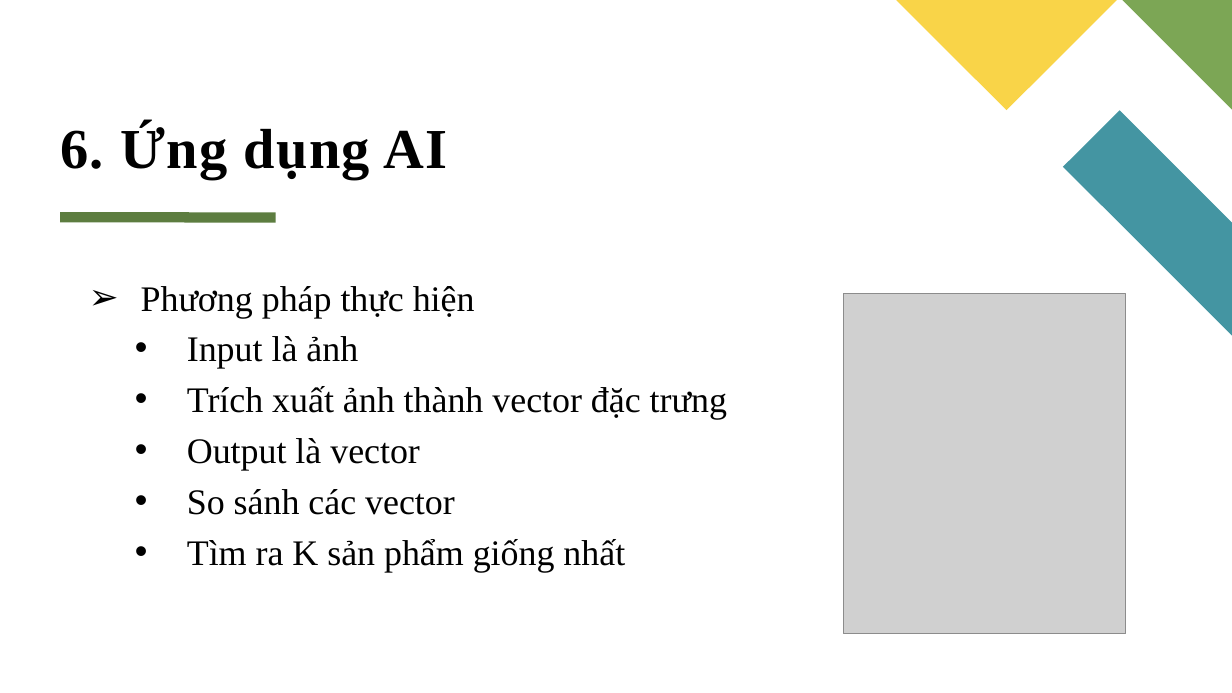
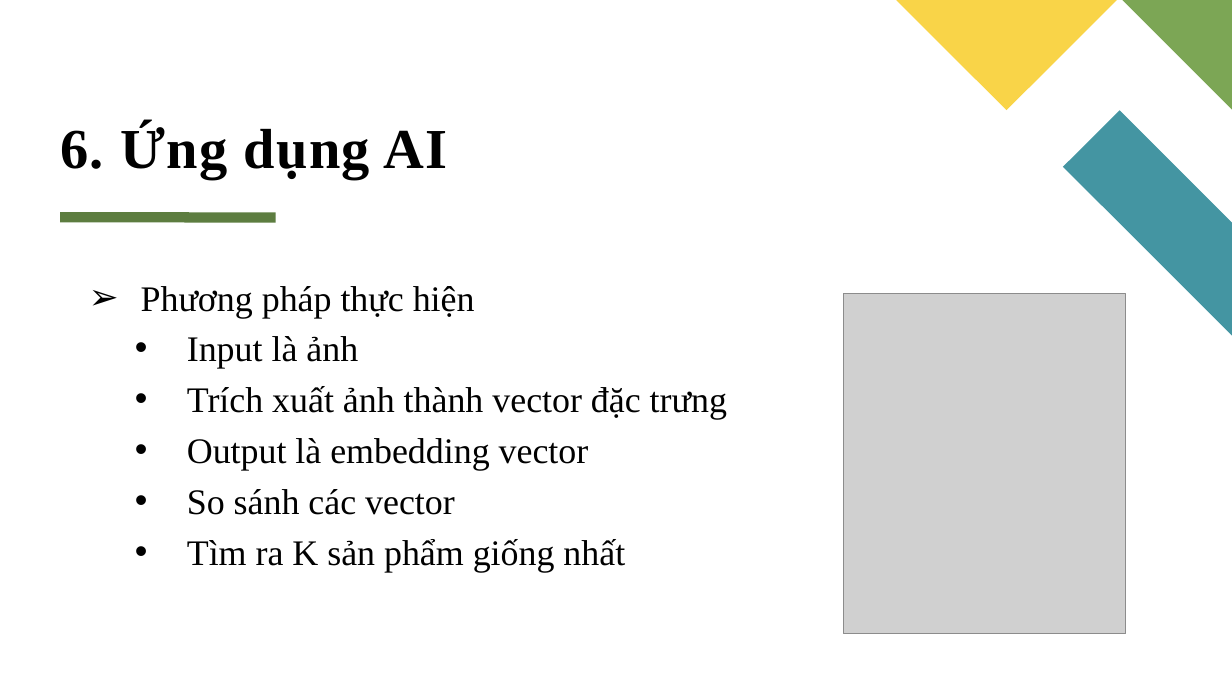
Before and after one commit to PhuHuynhMS/shopping_ios, a slide deck: slide 12 of Geometric annual presentation.pptx. Drawn at 1232x693 pixels with LibreOffice and Linux fonts; fonts in the diff are those of the drawing; grey boxes stand for pictures. Boxes give left, top, right and bottom in pixels: in the first picture for what was removed or moved away, otherwise in the second. Text is boxed around its words. In the diff, an @@ line names an element or a change of style, - is before the commit and + after.

```diff
--- a/Geometric annual presentation.pptx
+++ b/Geometric annual presentation.pptx
@@ text at (187, 438, 589, 471): text changed @@
-    • Output là vector
+    • Output là embedding vector
```
